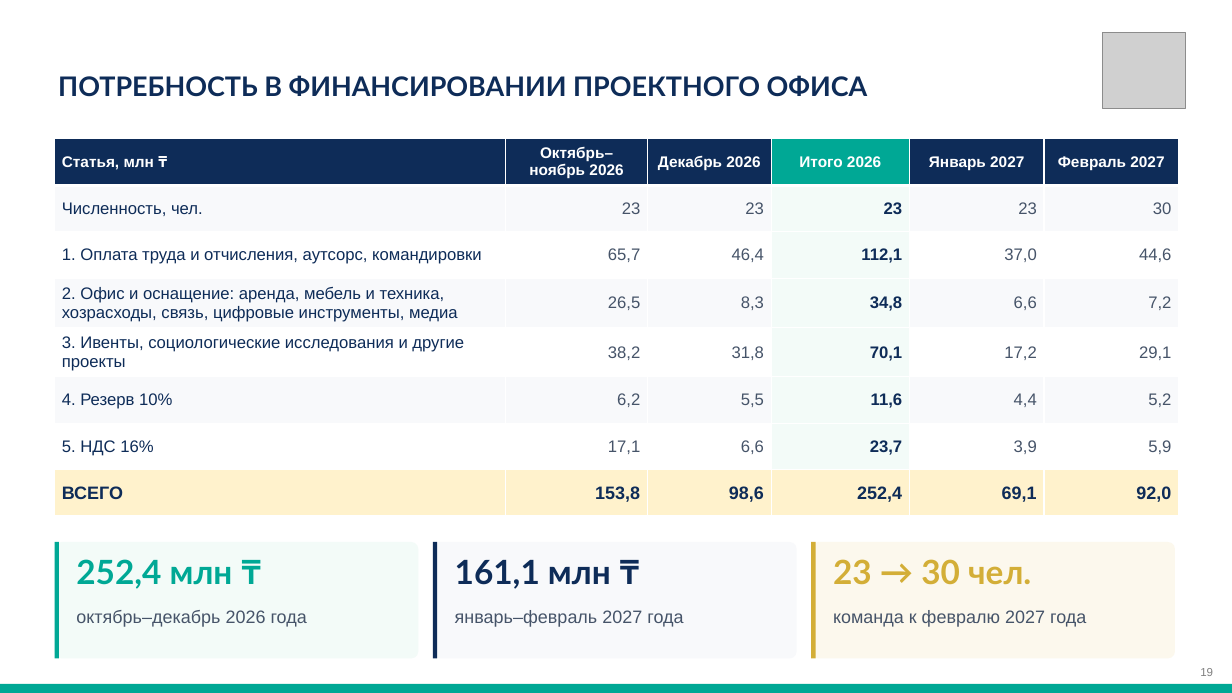
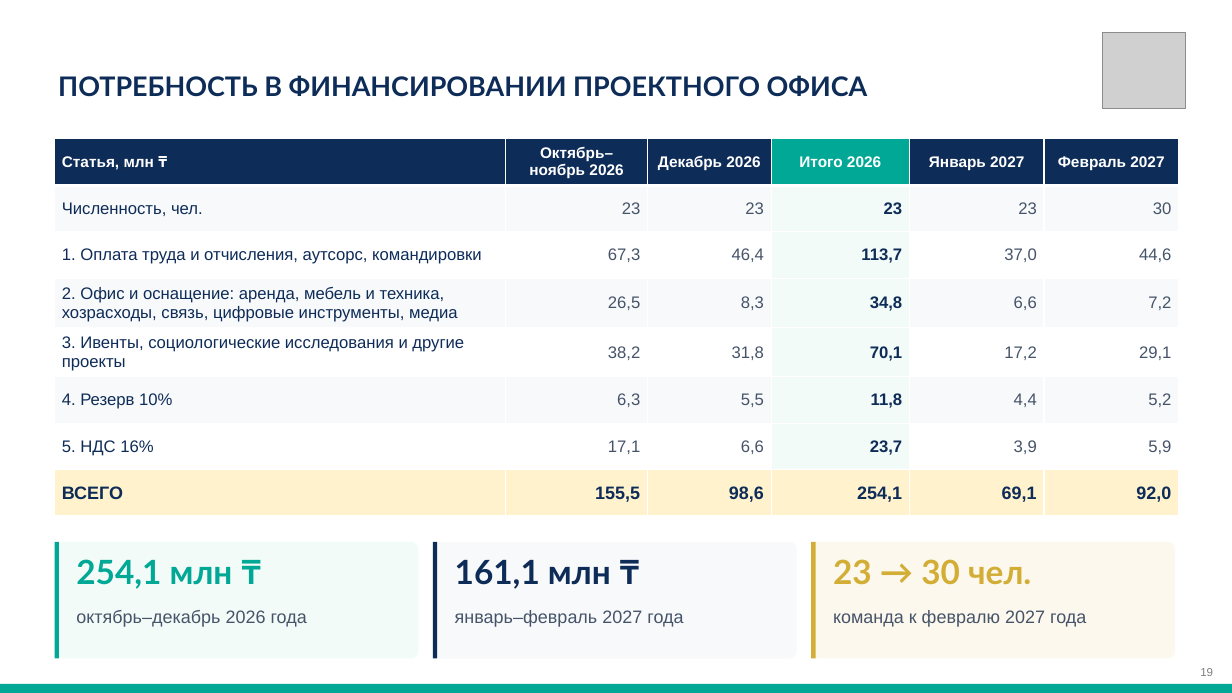
Before and after one commit to murat01042014/obsidian-vault, a slide deck: slide 19 of TAZA/_документы/Презентация Таза Қазақстан – Проектный офис.pptx. Drawn at 1232x693 pixels with LibreOffice and Linux fonts; fonts in the diff are those of the drawing; grey boxes stand for pictures. Boxes give left, top, right and bottom in pixels: in the first picture for what was removed or moved away, otherwise in the second. Text is boxed around its words. In the diff, an @@ line names an element or a change of style, - is before the commit and + after.

```diff
--- a/TAZA/_документы/Презентация Таза Қазақстан – Проектный офис.pptx
+++ b/TAZA/_документы/Презентация Таза Қазақстан – Проектный офис.pptx
@@ table at (x1=55, y1=139, x2=1180, y2=511) @@
-row 3, column 2: 65,7
+row 3, column 2: 67,3
-row 3, column 4: 112,1
+row 3, column 4: 113,7
-row 6, column 2: 6,2
+row 6, column 2: 6,3
-row 6, column 4: 11,6
+row 6, column 4: 11,8
-row 8, column 2: 153,8
+row 8, column 2: 155,5
-row 8, column 4: 252,4
+row 8, column 4: 254,1
@@ text at (x1=76, y1=559, x2=233, y2=589): text changed @@
-252,4 млн ₸
+254,1 млн ₸
```
Also in this commit, not shown: 1 other slide changed, 6 other files.
